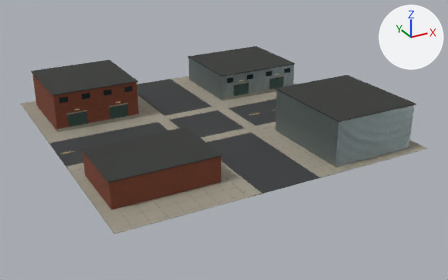
One commit to the glTF model game/industrial/industrial_0_0.glb: the scene before it, then after it.
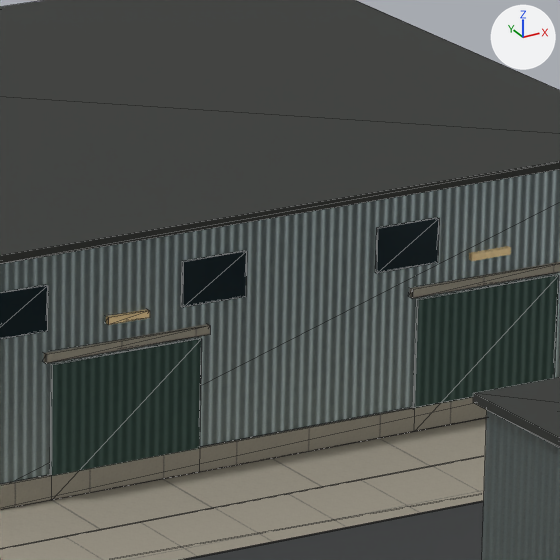
The first picture shows the older version from a camera (50 mm lens) standing at (-56.0, -109.6, 50.1) and looking at (1.8, -4.5, -2.4). The close-ups show the older and then the newer version on the part from 51% to 63% of the width and 18% to 37% of the height of that picture. Only the edits that show in the close-ups are written down. The axes (+X, +Y, +Z) are drawn at upper right. The lights are the same throughout. The close-ups show mesh edges as thin lines.

The scene before the commit, as lines of its bpy script (objects in view):
```python
me_foundry_street___building_1_roof = bpy.data.meshes.new('Foundry Street / Building 1 roof')
me_foundry_street___building_1_roof.from_pydata(...)  # a box spanning x 9.8..30.2, y 10.8..29.2, z 6.0..6.2
me_foundry_street___building_1_roof.materials.append(mat_foundry_street___roof)
me_foundry_street___building_1_shell = bpy.data.meshes.new('Foundry Street / Building 1 shell')
me_foundry_street___building_1_shell.from_pydata(...)  # a box spanning x 10.0..30.0, y 11.0..29.0, z 0.0..6.0
me_foundry_street___building_1_shell.materials.append(mat_foundry_street___galvanized)
me_foundry_street___building_1_upper_window_2 = bpy.data.meshes.new('Foundry Street / Building 1 upper window 2')
me_foundry_street___building_1_upper_window_2.from_pydata(...)  # a box spanning x 21.82..23.52, y 10.92..11.0, z 4.15..5.25
me_foundry_street___building_1_upper_window_2.materials.append(mat_foundry_street___window)
ob_foundry_street___building_1_roof = bpy.data.objects.new('Foundry Street / Building 1 roof', me_foundry_street___building_1_roof)
ob_foundry_street___building_1_roof.location = (0.0, 0.0, 0.0)
ob_foundry_street___building_1_shell = bpy.data.objects.new('Foundry Street / Building 1 shell', me_foundry_street___building_1_shell)
ob_foundry_street___building_1_shell.location = (0.0, 0.0, 0.0)
ob_foundry_street___building_1_upper_window_2 = bpy.data.objects.new('Foundry Street / Building 1 upper window 2', me_foundry_street___building_1_upper_window_2)
ob_foundry_street___building_1_upper_window_2.location = (0.0, 0.0, 0.0)
# also in view: 'Foundry Street / Building 1 shutter -1' at (15.0, 11.0, 1.6); 'Foundry Street / East west street' at (0.0, 0.0, 0.0); 'Foundry Street / Building 3 shell' at (20.0, -20.0, 4.5); 'Foundry Street / Building 1 lintel 1' at (25.0, 11.0, 3.5); 'Foundry Street / Building 1 upper window 0' at (12.0, 11.0, 4.7)
```
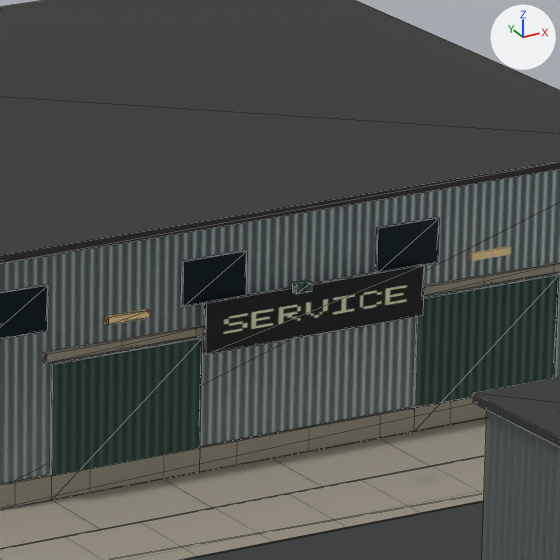
Boxes (x1, y1, x2, y2) around the edits, measured in the close-ups (560 x 560 px):
'Foundry Street / Service sign', added: after (204, 264, 424, 355)
'Foundry Street / Service floodlight housing', added: after (293, 280, 312, 294)

Diff of the bpy script that builds the scene:
```diff
--- a/game/industrial/industrial_0_0.glb.py
+++ b/game/industrial/industrial_0_0.glb.py
@@ img_foundry_street___service_sign_color @@
+img_foundry_street___service_sign_color = load_image('Foundry Street / Service Sign Color', '_unpacked/Foundry_Street___Service_Sign_Color', 128, 128, 'sRGB')
@@ img_foundry_street___service_sign_response @@
+img_foundry_street___service_sign_response = load_image('Foundry Street / Service Sign Response', '_unpacked/Foundry_Street___Service_Sign_Response', 128, 128, 'Non-Color')
@@ img_foundry_street___service_sign_normal @@
+img_foundry_street___service_sign_normal = load_image('Foundry Street / Service Sign Normal', '_unpacked/Foundry_Street___Service_Sign_Normal', 128, 128, 'Non-Color')
@@ mat_foundry_street___service_sign @@
+mat_foundry_street___service_sign = bpy.data.materials.new('Foundry Street / Service Sign')
+# uses the picture img_foundry_street___service_sign_color
+# uses the picture img_foundry_street___service_sign_normal
+# uses the picture img_foundry_street___service_sign_response
@@ me_foundry_street___service_floodlight_housing @@
+me_foundry_street___service_floodlight_housing.from_pydata(...)  # a box spanning x 17.8..18.2, y 8.06..8.24, z 5.08..5.32
+me_foundry_street___service_floodlight_housing.materials.append(mat_foundry_street___painted_steel)
@@ me_foundry_street___service_sign @@
+me_foundry_street___service_sign.from_pydata(...)  # a box spanning x 17.0..23.0, y 10.71..10.81, z 2.98..4.22
+me_foundry_street___service_sign.materials.append(mat_foundry_street___service_sign)
@@ ob_foundry_street___service_floodlight_housing @@
+ob_foundry_street___service_floodlight_housing = bpy.data.objects.new('Foundry Street / Service floodlight housing', me_foundry_street___service_floodlight_housing)
+ob_foundry_street___service_floodlight_housing.location = (0.0, 0.0, 0.0)
@@ ob_foundry_street___service_sign @@
+ob_foundry_street___service_sign = bpy.data.objects.new('Foundry Street / Service sign', me_foundry_street___service_sign)
+ob_foundry_street___service_sign.location = (0.0, 0.0, 0.0)
```
